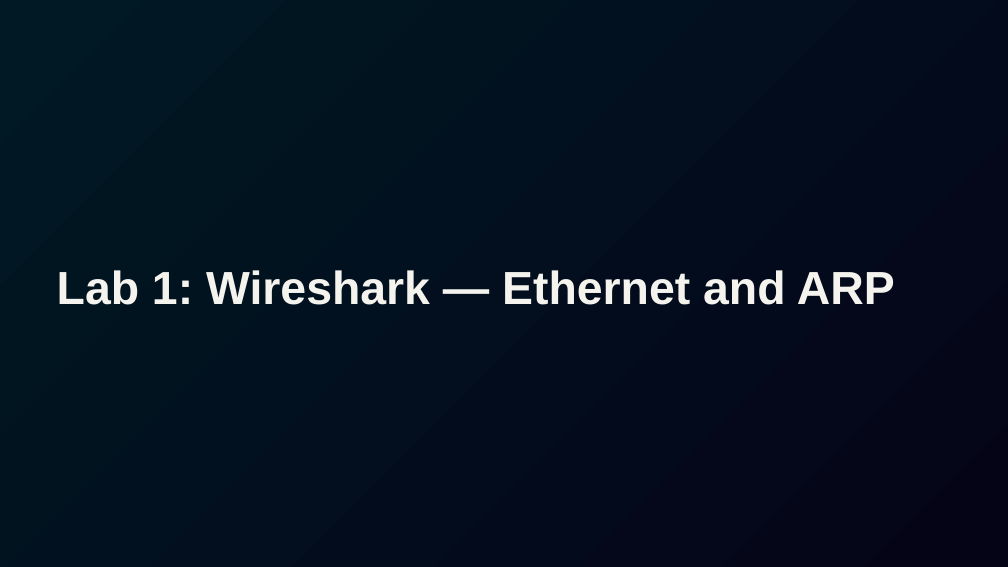
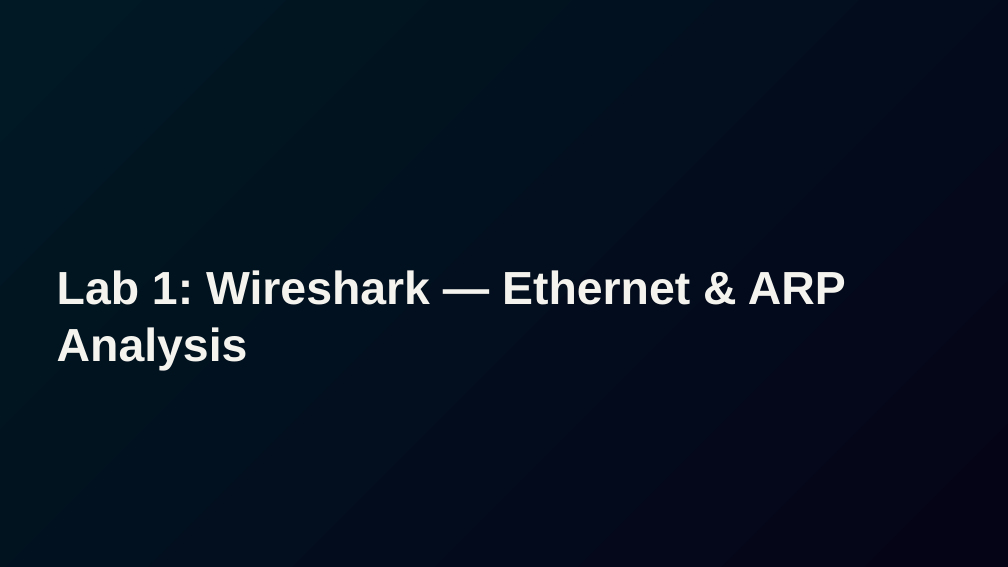
Before and after one commit to MDTHA-X/CN_presentation, a slide deck: slide 2 of CN.pptx. Drawn at 1008x567 pixels with LibreOffice and Linux fonts; fonts in the diff are those of the drawing. Boxes give left, top, right and bottom in pixels: in the first picture for what was removed or moved away, otherwise in the second. Text is boxed around its words. In the diff, an @@ line names an element or a change of style, - is before the commit and + after.

```diff
--- a/CN.pptx
+++ b/CN.pptx
@@ text at (57, 270, 846, 371): text changed @@
-Lab 1: Wireshark — Ethernet and ARP
+Lab 1: Wireshark — Ethernet & ARP Analysis
```
Also in this commit, not shown: 31 other slides changed, 1 other file.
